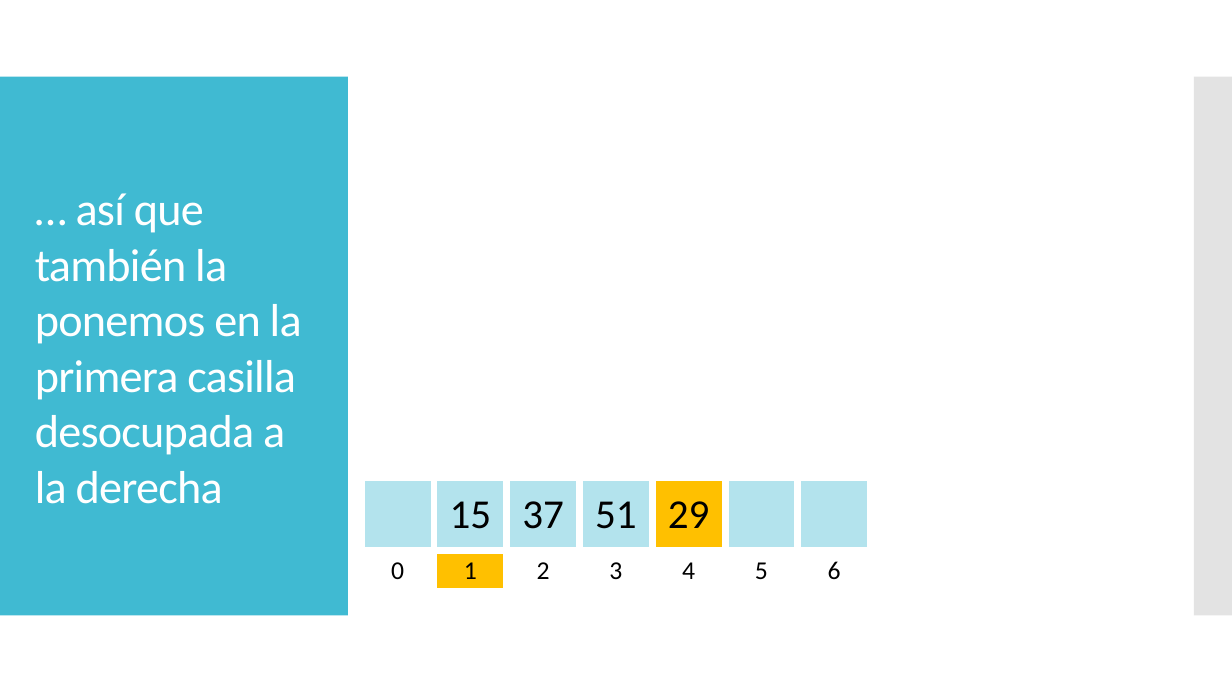
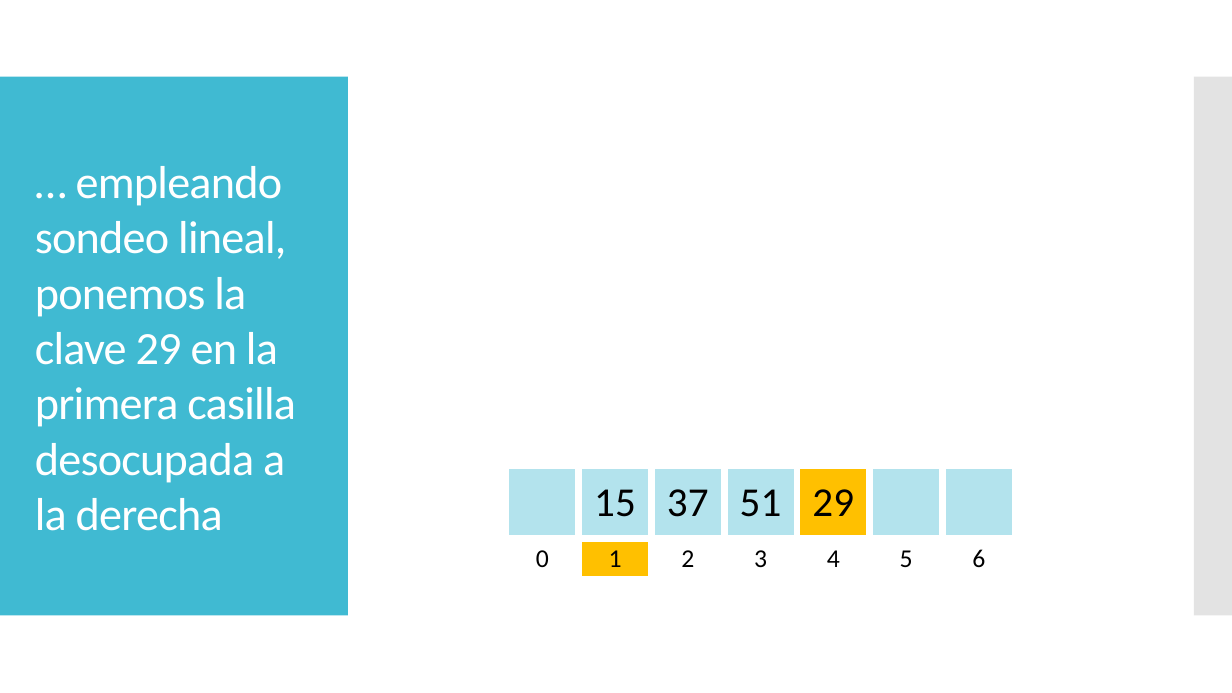
Before and after one commit to chris-carstens/2020-2, a slide deck: slide 24 of Clases/11 - Tablas de Hash/Tablas de hash.pptx (slide 28 before the commit). Drawn at 1232x693 pixels with LibreOffice and Linux fonts; fonts in the diff are those of the drawing; grey boxes stand for pictures. Boxes give left, top, right and bottom in pixels: in the first picture for what was removed or moved away, otherwise in the second. Text is boxed around its words. In the diff, an @@ line names an element or a change of style, - is before the commit and + after.

```diff
--- a/Clases/11 - Tablas de Hash/Tablas de hash.pptx
+++ b/Clases/11 - Tablas de Hash/Tablas de hash.pptx
@@ title at (x1=35, y1=166, x2=296, y2=531): text changed @@
-… así que también la ponemos en la primera casilla desocupada a la derecha
+… empleando sondeo lineal, ponemos la clave 29 en la primera casilla desocupada a la derecha
@@ table moved from (x1=361, y1=478, x2=872, y2=591) to (x1=506, y1=466, x2=1018, y2=579) @@
```
Also in this commit, not shown: 20 other slides changed, 9 slides added, 5 slides removed, 3 other files.
